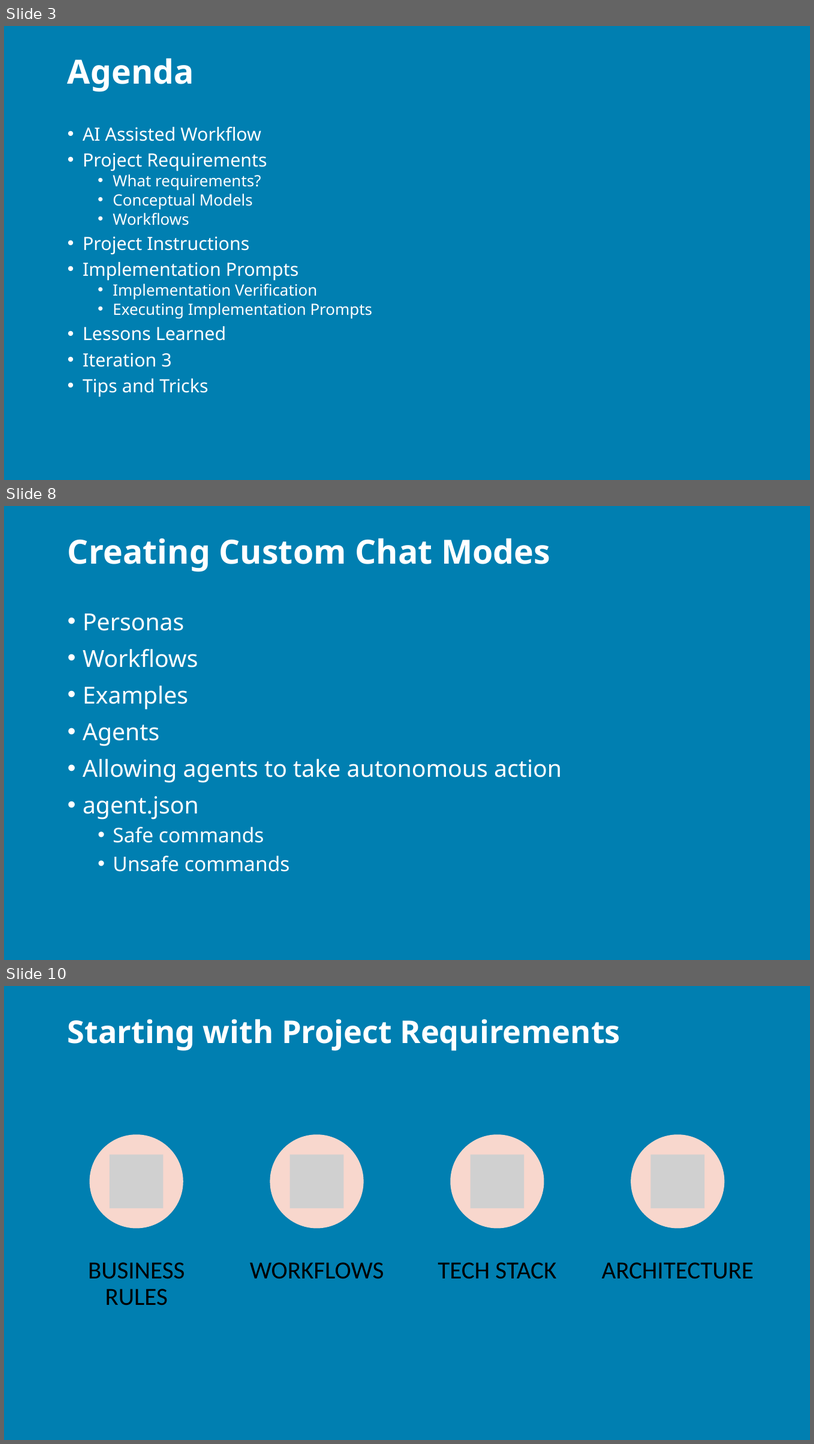
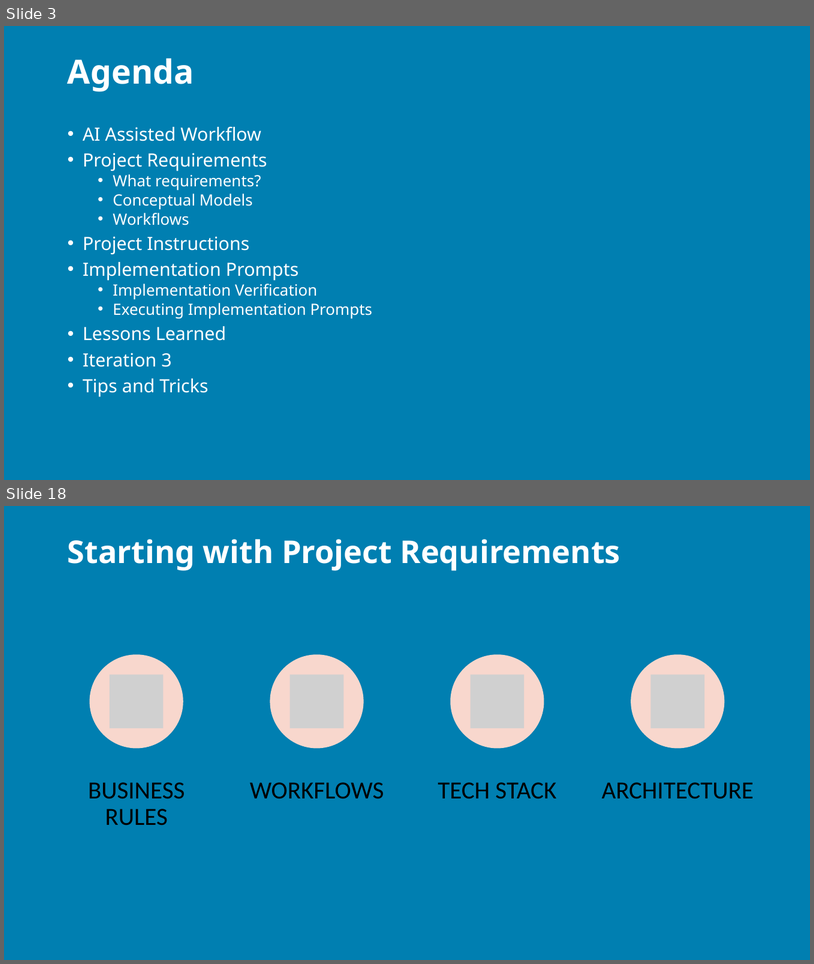
Before and after one commit to j0hnnymiller/AI-Assisted-Software-Development, a slide deck: Slides/AIASD-Greenfield-slides.pptx. Shown one above the other, each under a label of ours: slides 3, 8 and 10 before the commit, slides 3 and 18 after it; the slides between them are not shown. The pictures are 814x1444 and 814x964 pixels, drawn with LibreOffice and Linux fonts; fonts in the diff are those of the drawing; grey boxes stand for pictures; background and template pictures are left out. Boxes give left, top, right and bottom in pixels: in the first picture for what was removed or moved away, otherwise in the second. Text is boxed around its words. In the diff, an @@ line names an element or a change of style, - is before the commit and + after.

```diff
--- a/Slides/AIASD-Greenfield-slides.pptx
+++ b/Slides/AIASD-Greenfield-slides.pptx
@@ slide 8 removed at <box>4,506,810,960</box>, background picture (left out) @@
@@ title removed at <box>68,538,551,572</box> @@
-Creating Custom Chat Modes
@@ text removed at <box>83,613,562,871</box> @@
-• Personas
-• Workflows
-• Examples
-• Agents
-• Allowing agents to take autonomous action
-• agent.json
-  • Safe commands
-  • Unsafe commands
@@ what was slide 10 is now slide 18 @@
```
Also in this commit, not shown: 3 slides changed, 15 slides added, 4 other slides removed, 3 other files.
